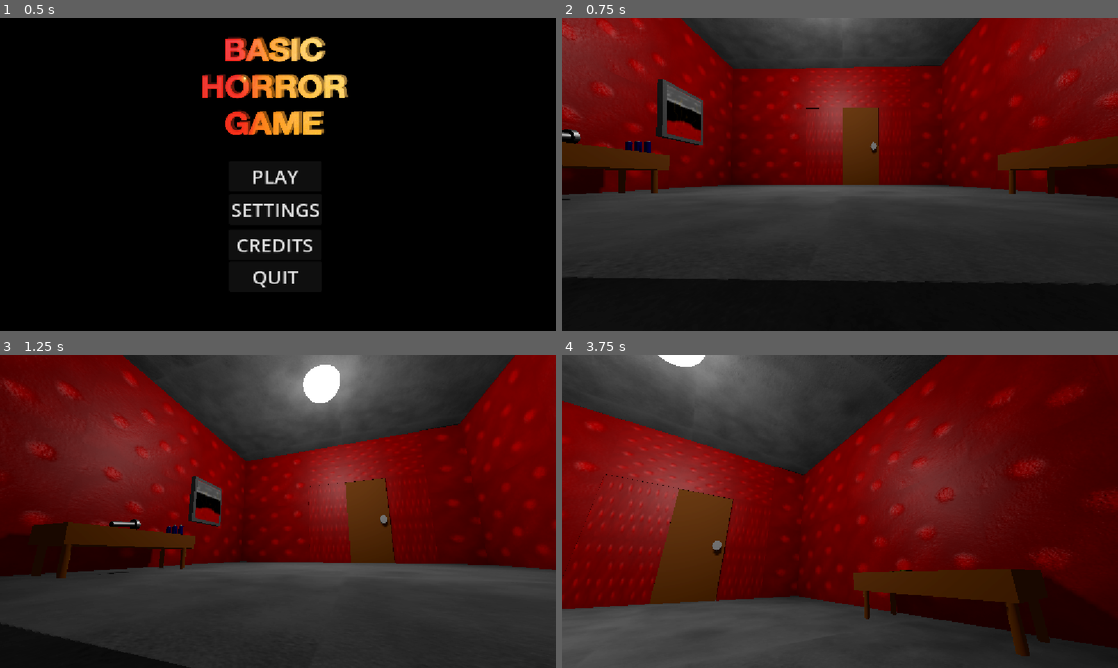
Above: before the commit, frames 1-4 (two rows, left to right).
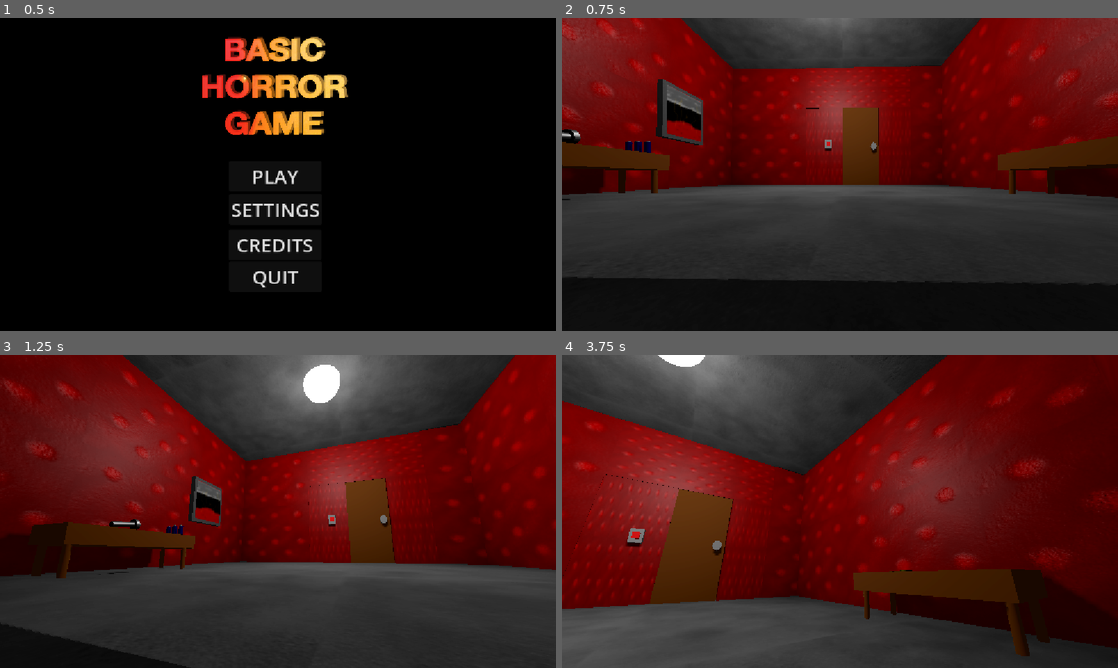
Above: after the commit, the same moments.

Repository: christiannoll/Basic3DGame
Game: Godot game, scene res://Scenes/main_menu.tscn
The game is run twice, just before and just after one commit, with the same random seed, the same clock (stepped at 60 frames per second) and the same inputs. The engine's default icon, where the game draws it, is replaced by a stand-in: a white triangle on a blue panel in a dark square.
Inputs (mouse positions are in pixels of both pictures, inside the frame that each line leads up to):
- Up to frame 1 (0.5 s): no input
- Up to frame 2 (0.75 s): click "PLAY" at 0.5 s
- Up to frame 3 (1.25 s): no input
- Up to frame 4 (3.75 s): move the mouse to (834, 517) at 1.27 s; hold W (forward) 1.28-3.53 s; tap F (flashlight) at 1.35, 3.6 s; tap Space (jump) at 1.52, 2.27 s; move the mouse to (878, 514) at 2.02 s; tap E (interact) at 2.1 s; move the mouse to (795, 508) at 2.77 s; tap Shift (sprint) at 2.85 s; move the mouse to (845, 511) at 3.52 s; hold A (left) from 3.53 s (still down)

Frame 1 is identical in both runs. In frame 2, less than 0.1% of the frame differs, in the area x 47-49%, y 38-43%; in frame 3, less than 0.1%; in frame 4, 0.2%, in the area x 11-16%, y 55-62%.

Commit message:
Added light_switch to main scene

Diff:
--- a/Scenes/level.tscn
+++ b/Scenes/level.tscn
@@ -8,6 +8,7 @@
 [ext_resource type="Material" uid="uid://b08vp6u07xqro" path="res://Materials/wall2.tres" id="4_wqkje"]
 [ext_resource type="PackedScene" uid="uid://7hbvoevlg62r" path="res://Scenes/door.tscn" id="5_qxfql"]
 [ext_resource type="PackedScene" uid="uid://hpfjta44rurm" path="res://Scenes/light.tscn" id="6_0f350"]
+[ext_resource type="PackedScene" uid="uid://b46ld7ywtj0rx" path="res://Scenes/light_switch.tscn" id="6_1cgv8"]
 [ext_resource type="PackedScene" uid="uid://bjl3jv6rvfu2h" path="res://Scenes/table.tscn" id="7_8c0lf"]
 [ext_resource type="PackedScene" uid="uid://doiinythr3dgv" path="res://Scenes/flashlight.tscn" id="8_754fn"]
 [ext_resource type="AudioStream" uid="uid://benodiijv6apk" path="res://Sounds/ambience.mp3" id="9_bvt00"]
@@ -346,6 +347,9 @@
 material_override = ExtResource("2_6phgx")
 mesh = SubResource("BoxMesh_tumq0")
 
+[node name="light_switch" parent="NavigationRegion3D/floors_and_walls/wall6" unique_id=528431731 instance=ExtResource("6_1cgv8")]
+transform = Transform3D(0.09999678, 0.0008028429, 0, -0.0016056858, 0.19999357, 0, 0, 0, 0.1, -0.59779465, -0.15210277, -0.5059091)
+
 [node name="wall16" type="StaticBody3D" parent="NavigationRegion3D/floors_and_walls" unique_id=1365312566]
 transform = Transform3D(8.880067, -0.04017823, 0, 0.07129528, 5.0043335, 0, 0, 0, 10, 15.074113, 3.0780916, -19.89098)
 
